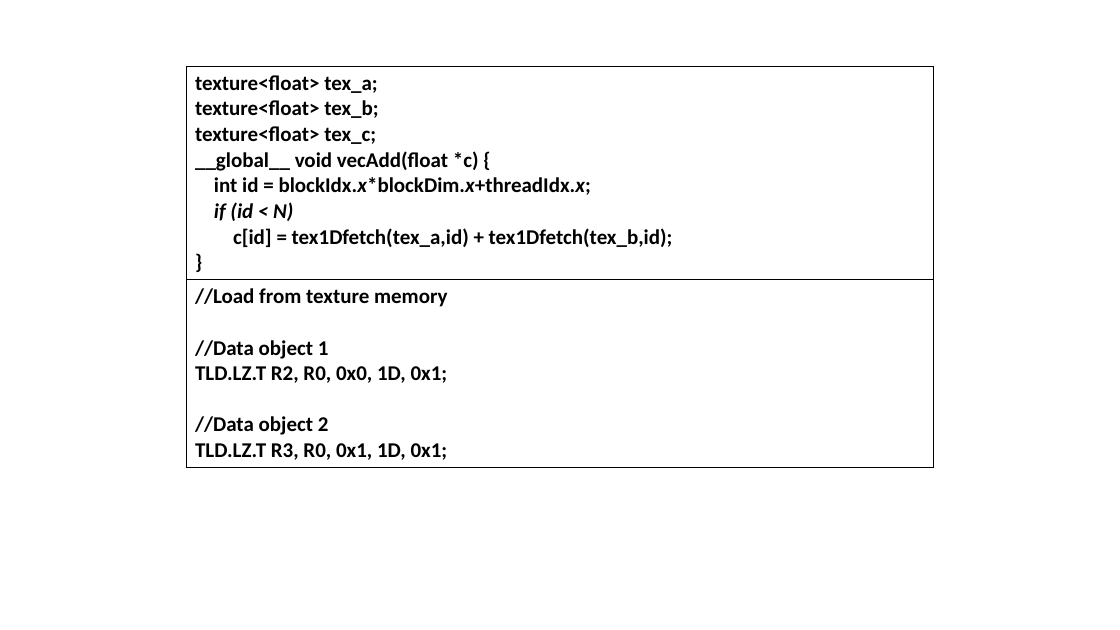
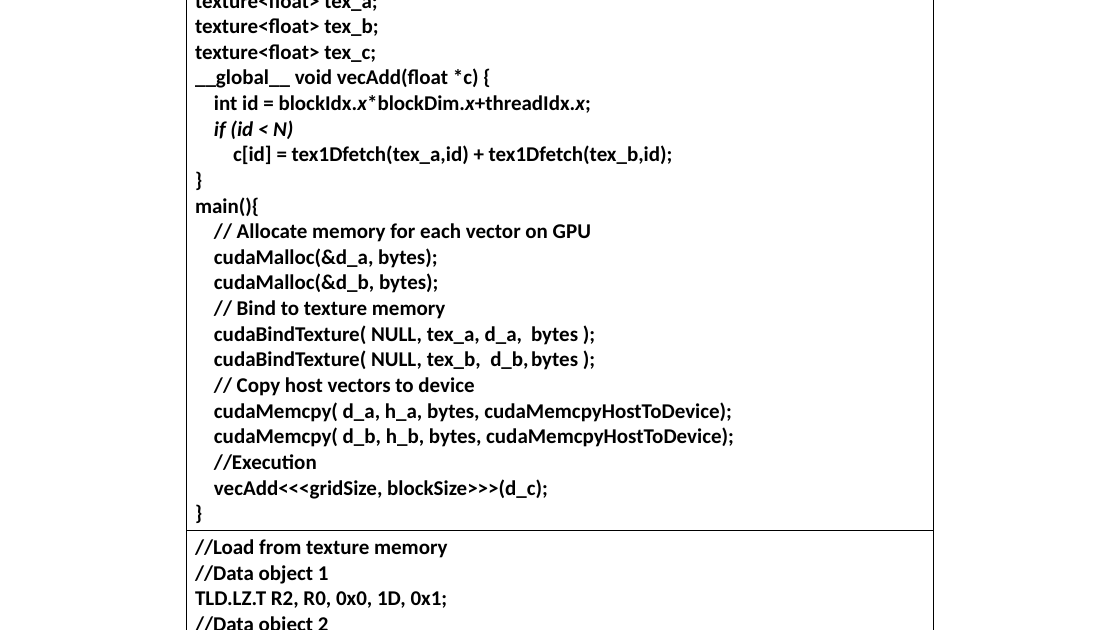
Before and after one commit to yhuanghamu/GPU-DATA-PLACEMENT, a slide deck: slide 2 of microbenchmark/Instruction analysis/Instruction Variance.pptx. Drawn at 1120x630 pixels with LibreOffice and Linux fonts; fonts in the diff are those of the drawing. Boxes give left, top, right and bottom in pixels: in the first picture for what was removed or moved away, otherwise in the second. Text is boxed around its words. In the diff, an @@ line names an element or a change of style, - is before the commit and + after.

```diff
--- a/microbenchmark/Instruction analysis/Instruction Variance.pptx
+++ b/microbenchmark/Instruction analysis/Instruction Variance.pptx
@@ table at (187,0,933,630) @@
-row 1, column 1: texture<float> tex_a; / texture<float> tex_b; / texture<float> tex_c; / __global__ void vecAdd(float *c) { / int id = blockIdx.x*blockDim.x+threadIdx.x; / if (id < N) / c[id] = tex1Dfetch(tex_a,id) + tex1Dfetch(tex_b,id); / }
+row 1, column 1: texture<float> tex_a; / texture<float> tex_b; / texture<float> tex_c; / __global__ void vecAdd(float *c) { / int id = blockIdx.x*blockDim.x+threadIdx.x; / if (id < N) / c[id] = tex1Dfetch(tex_a,id) + tex1Dfetch(tex_b,id); / } / main(){ / // Allocate memory for each vector on GPU / cudaMalloc(&d_a, bytes); / cudaMalloc(&d_b, bytes); / // Bind to texture memory / cudaBindTexture( NULL, tex_a, d_a, bytes ); / cudaBindTexture( NULL, tex_b, d_b, bytes ); / // Copy host vectors to device / cudaMemcpy( d_a, h_a, bytes, cudaMemcpyHostToDevice); / cudaMemcpy( d_b, h_b, bytes, cudaMemcpyHostToDevice); / //Execution / vecAdd<<<gridSize, blockSize>>>(d_c); / }
@@ table: place and size @@
-table at (187,66,933,464)
+table at (187,0,933,630)
```
Also in this commit, not shown: 3 other slides changed, 4 other files.
